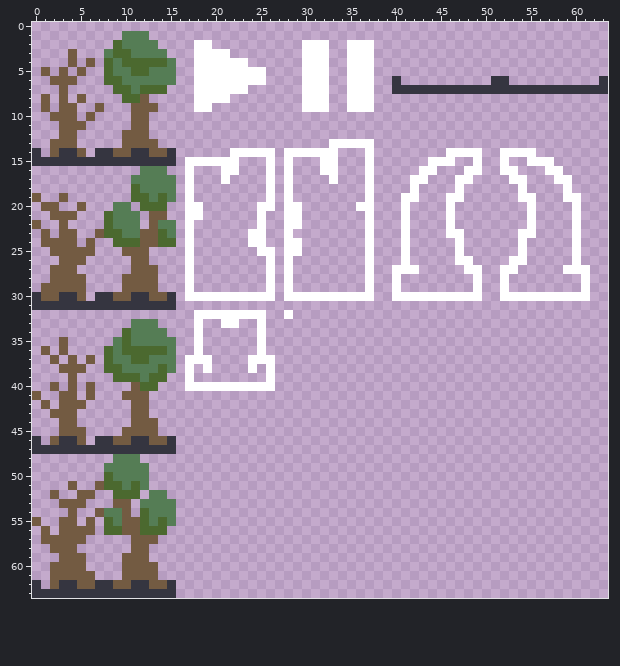
A pixel-art file gets an edit: NonUnitySources/Aseprite/Sprites Assorted.aseprite. Above: the version before the commit.
64x64 pixels, 1 frame.
Now the later version:
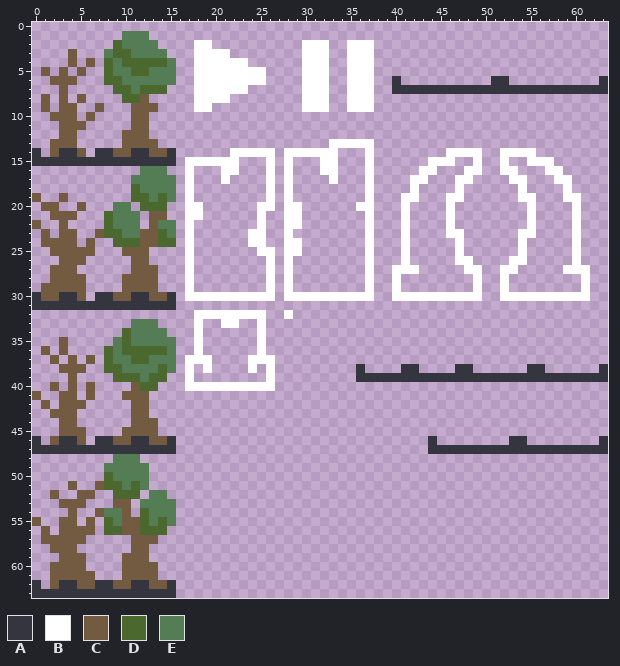
Palette (. is transparent): A #353540  B #ffffff  C #735b42  D #4b692f  E #557d55
Diff:
--- layer "Layer 1"
@@ x 34..63 @@
 37 ..............................
-38 ..............................
-39 ..............................
+38 ..A....AA....AA......AA......A
+39 ..AAAAAAAAAAAAAAAAAAAAAAAAAAAA
 40 ..............................
@@ x 42..63 @@
 45 ......................
-46 ......................
-47 ......................
+46 ..A........AA........A
+47 ..AAAAAAAAAAAAAAAAAAAA
 48 ......................
Pixel boxes of the changes (left, top, right, bottom) in both pictures:
added: (356, 364, 608, 382)
added: (428, 436, 608, 454)
